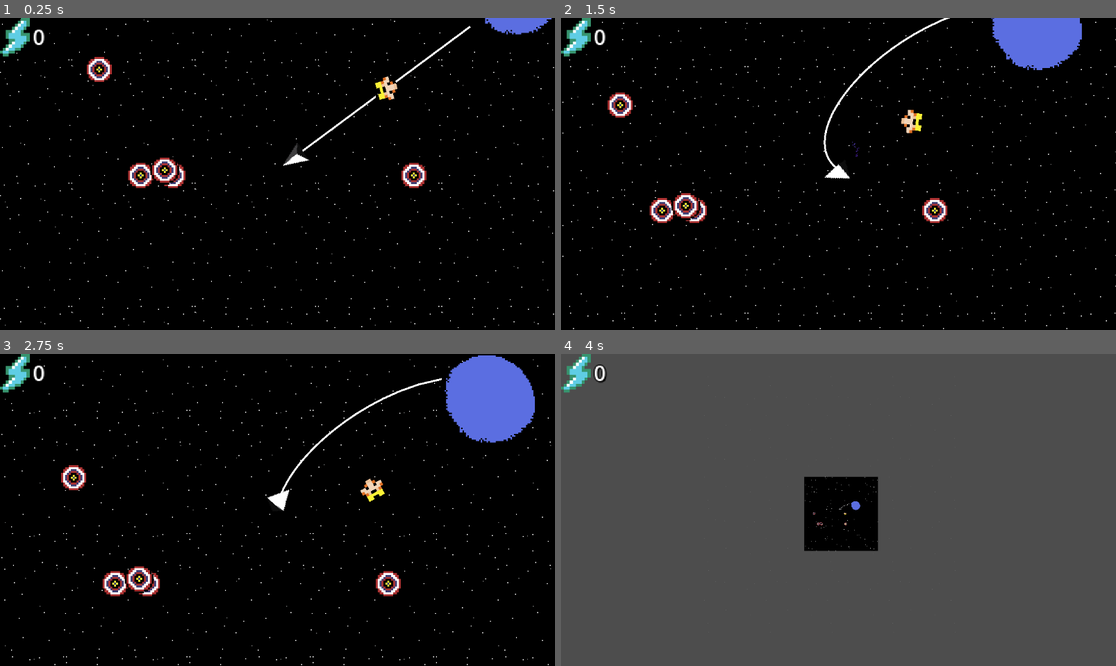
Above: before the commit, frames 1-4 (two rows, left to right).
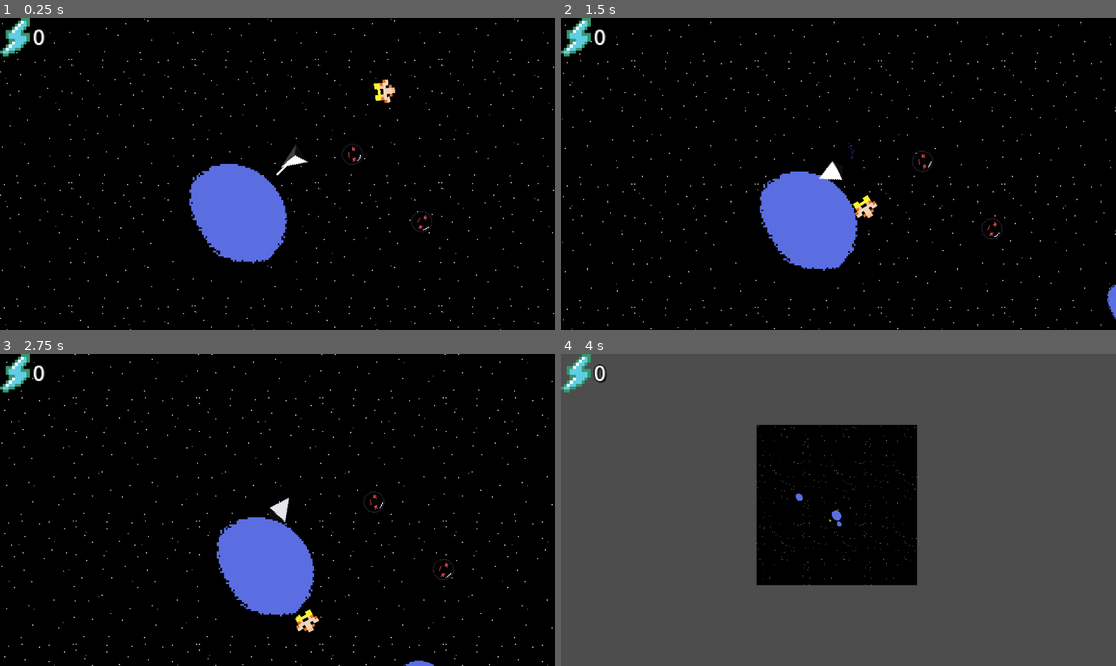
Above: after the commit, the same moments.

Repository: Wildeofthewest1/GodotGame
Game: Godot game, scene res://scenes/game.tscn
Same seed, same stepped clock (60 frames per second), same inputs: the game is played once before the commit and once after it.
Inputs (mouse positions are in pixels of both pictures, inside the frame that each line leads up to):
- Up to frame 1 (0.25 s): no input
- Up to frame 2 (1.5 s): move the mouse to (960, 158) at 0.52 s; click (960, 158) at 0.6 s; move the mouse to (727, 189) at 1.27 s; right-click (727, 189) at 1.35 s
- Up to frame 3 (2.75 s): click (166, 525) at 1.55 s; move the mouse to (333, 441) at 2.02 s; click (333, 441) at 2.1 s
- Up to frame 4 (4 s): move the mouse to (810, 572) at 2.77 s; tap I (zoom_in) at 2.85 s; click (810, 572) at 3.05 s; move the mouse to (1005, 556) at 3.52 s; hold O (zoom_out) from 3.53 s (still down); click (1005, 556) at 3.8 s

The runs differ from the first frame. In frame 1, 7.3% of the frame differs, in the area x 0-100%, y 0-100%; in frame 2, 9.8%; in frame 3, 11%; in frame 4, 12%, in the area x 34-68%, y 22-75%.

Commit message:
Added enemies

Diff:
--- a/project.godot
+++ b/project.godot
@@ -58,6 +58,11 @@
 ]
 }
 
+[physics]
+
+2d/default_linear_damp=0.0
+2d/default_angular_damp=0.0
+
 [rendering]
 
 textures/canvas_textures/default_texture_filter=0
--- /dev/null
+++ b/scenes/EnemyLaser.tscn
@@ -0,0 +1,18 @@
+[gd_scene load_steps=4 format=3 uid="uid://32qvanjurgsr"]
+
+[ext_resource type="Script" uid="uid://nwt6syxsbgjr" path="res://scripts/enemy_laser.gd" id="1_gvuw7"]
+[ext_resource type="Texture2D" uid="uid://mjoxsfpu8rij" path="res://assets/Ball.png" id="2_nla4p"]
+
+[sub_resource type="CircleShape2D" id="CircleShape2D_gvuw7"]
+radius = 5.0
+
+[node name="Area2D" type="Area2D"]
+script = ExtResource("1_gvuw7")
+
+[node name="Sprite2D" type="Sprite2D" parent="."]
+texture = ExtResource("2_nla4p")
+
+[node name="CollisionShape2D" type="CollisionShape2D" parent="."]
+shape = SubResource("CircleShape2D_gvuw7")
+
+[node name="LifetimeTimer" type="Timer" parent="."]
--- /dev/null
+++ b/scenes/enemy.tscn
@@ -0,0 +1,51 @@
+[gd_scene load_steps=9 format=3 uid="uid://d3tpmgvlxb6f5"]
+
+[ext_resource type="Texture2D" uid="uid://dtones65cf07a" path="res://assets/Enemy.png" id="1_7p1mj"]
+[ext_resource type="Script" uid="uid://bxprkurosc6cf" path="res://scripts/enemy.gd" id="1_md0e3"]
+[ext_resource type="PackedScene" uid="uid://32qvanjurgsr" path="res://scenes/EnemyLaser.tscn" id="2_4ra3w"]
+
+[sub_resource type="AtlasTexture" id="AtlasTexture_55jtl"]
+atlas = ExtResource("1_7p1mj")
+region = Rect2(22, 0, 22, 22)
+
+[sub_resource type="AtlasTexture" id="AtlasTexture_mpr68"]
+atlas = ExtResource("1_7p1mj")
+region = Rect2(0, 0, 22, 22)
+
+[sub_resource type="AtlasTexture" id="AtlasTexture_ft8do"]
+atlas = ExtResource("1_7p1mj")
+region = Rect2(44, 0, 22, 22)
+
+[sub_resource type="SpriteFrames" id="SpriteFrames_5wwv6"]
+animations = [{
+"frames": [{
+"duration": 1.0,
+"texture": SubResource("AtlasTexture_55jtl")
+}, {
+"duration": 1.0,
+"texture": SubResource("AtlasTexture_mpr68")
+}, {
+"duration": 1.0,
+"texture": SubResource("AtlasTexture_ft8do")
+}],
+"loop": true,
+"name": &"default",
+"speed": 5.0
+}]
+
+[sub_resource type="CircleShape2D" id="CircleShape2D_1vja8"]
+
+[node name="CharacterBody2D" type="CharacterBody2D" groups=["enemy"]]
+script = ExtResource("1_md0e3")
+fire_interval = 3.0
+laser_speed = 500.0
+laser_scene = ExtResource("2_4ra3w")
+
+[node name="AnimatedSprite2D" type="AnimatedSprite2D" parent="."]
+rotation = 3.1415927
+sprite_frames = SubResource("SpriteFrames_5wwv6")
+
+[node name="CollisionShape2D" type="CollisionShape2D" parent="."]
+shape = SubResource("CircleShape2D_1vja8")
+
+[node name="ShootTimer" type="Timer" parent="."]
--- /dev/null
+++ b/scenes/enemy_spawner.gd
@@ -0,0 +1,26 @@
+extends Node2D
+
+@export var enemy_scene: PackedScene
+@export var respawn_position: Vector2 = Vector2(1000, 0) # Where to spawn the new enemy
+@export var spawn_delay: float = 2.0 # Optional delay before spawning
+
+func _ready():
+	# Spawn the first enemy manually
+	spawn_enemy(Vector2(200, 0)) # Initial spawn location
+
+func spawn_enemy(spawn_pos: Vector2):
+	var enemy = enemy_scene.instantiate()
+	enemy.global_position = spawn_pos
+	add_child(enemy)
+
+	# Connect to the death signal so we can spawn again when it dies
+	enemy.enemy_died.connect(_on_enemy_died)
+
+func _on_enemy_died(pos: Vector2):
+	print("Enemy died at:", pos)
+
+	# Optional delay before respawning
+	await get_tree().create_timer(spawn_delay).timeout
+
+	# Spawn a new one at a specific location
+	spawn_enemy(respawn_position)
--- a/scenes/game.tscn
+++ b/scenes/game.tscn
@@ -4,12 +4,12 @@
 [ext_resource type="Texture2D" uid="uid://byj7dbq5tdla0" path="res://assets/Stars1.png" id="4_iywne"]
 [ext_resource type="Script" uid="uid://dp64apq0wkd3t" path="res://scripts/camera_2d.gd" id="5_iywne"]
 [ext_resource type="Texture2D" uid="uid://dh6ol7g40jh42" path="res://assets/Particles.png" id="6_p57ef"]
-[ext_resource type="Script" uid="uid://dtdr3wbi2sjy6" path="res://scripts/target_manager.gd" id="7_u5sy4"]
-[ext_resource type="PackedScene" uid="uid://cbft3k3qxo0xf" path="res://scenes/target.tscn" id="8_gee14"]
 [ext_resource type="Script" uid="uid://dq1orkcdiqc2y" path="res://scripts/currency_display.gd" id="9_vtaks"]
+[ext_resource type="Script" uid="uid://dwx4gbp5lrn2f" path="res://scripts/planet_spawner.gd" id="10_dinhu"]
 [ext_resource type="Texture2D" uid="uid://shgolvj0nm0p" path="res://assets/Energy.png" id="10_kvpfn"]
+[ext_resource type="Script" uid="uid://dx7w5iy18eayl" path="res://scenes/enemy_spawner.gd" id="10_kvuet"]
 [ext_resource type="PackedScene" uid="uid://b2vs0lltqlj41" path="res://scenes/patrick.tscn" id="10_vtaks"]
-[ext_resource type="PackedScene" uid="uid://pxqlqfp0kqxm" path="res://scenes/planet.tscn" id="11_kvpfn"]
+[ext_resource type="PackedScene" uid="uid://d3tpmgvlxb6f5" path="res://scenes/enemy.tscn" id="11_kvpfn"]
 
 [sub_resource type="LabelSettings" id="LabelSettings_vtaks"]
 font_size = 22
@@ -34,7 +34,7 @@
 scale = Vector2(0.5, 0.5)
 scroll_scale = Vector2(0.3, 0.3)
 repeat_size = Vector2(128, 128)
-repeat_times = 20
+repeat_times = 14
 follow_viewport = false
 
 [node name="Sprite2D" type="Sprite2D" parent="Camera2D/ParticlesParallax"]
@@ -48,7 +48,7 @@
 scale = Vector2(0.5, 0.5)
 scroll_scale = Vector2(0.1, 0.1)
 repeat_size = Vector2(128, 128)
-repeat_times = 5
+repeat_times = 12
 follow_viewport = false
 
 [node name="Sprite2D" type="Sprite2D" parent="Camera2D/StarsParallax"]
@@ -56,10 +56,6 @@
 texture = ExtResource("4_iywne")
 region_enabled = true
 region_rect = Rect2(0, 0, 128, 128)
-
-[node name="TargetManager" type="Node2D" parent="."]
-script = ExtResource("7_u5sy4")
-target_scene = ExtResource("8_gee14")
 
 [node name="CanvasLayer" type="CanvasLayer" parent="."]
 
@@ -79,10 +75,18 @@
 text = "400000"
 label_settings = SubResource("LabelSettings_vtaks")
 
-[node name="Planet" parent="." instance=ExtResource("11_kvpfn")]
-position = Vector2(295, -236)
-
 [node name="Patrick" parent="." instance=ExtResource("10_vtaks")]
 position = Vector2(165, -139)
 can_sleep = false
 gravitational_constant = 10.0
+
+[node name="PlanetSpawner" type="Node2D" parent="."]
+script = ExtResource("10_dinhu")
+
+[node name="CharacterBody2D" parent="." instance=ExtResource("11_kvpfn")]
+position = Vector2(128, -70)
+
+[node name="EnemySpawner" type="Node2D" parent="."]
+script = ExtResource("10_kvuet")
+enemy_scene = ExtResource("11_kvpfn")
+respawn_position = Vector2(-500, -500)
--- a/scenes/planet.tscn
+++ b/scenes/planet.tscn
@@ -22,7 +22,6 @@
 radius = 32.0
 
 [node name="Planet" type="RigidBody2D" groups=["planets"]]
-mass = 1000.0
 gravity_scale = 0.0
 lock_rotation = true
 script = ExtResource("1_h8ms6")
--- a/scenes/player.tscn
+++ b/scenes/player.tscn
@@ -439,6 +439,9 @@
 
 [node name="Player" type="CharacterBody2D" groups=["player"]]
 script = ExtResource("1_g2els")
+max_speed = 300.0
+thrust_power = 800.0
+prediction_steps = 100
 
 [node name="AnimatedSprite2D" type="AnimatedSprite2D" parent="."]
 z_index = 3
--- a/scenes/target.tscn
+++ b/scenes/target.tscn
@@ -9,7 +9,6 @@
 [node name="Target" type="Area2D" groups=["targets"]]
 collision_layer = 2
 script = ExtResource("1_b5a2r")
-health = 2
 reward_amount = 1
 
 [node name="CollisionShape2D" type="CollisionShape2D" parent="."]
--- /dev/null
+++ b/scripts/enemy.gd
@@ -0,0 +1,99 @@
+extends CharacterBody2D
+
+@export var move_speed: float = 200.0
+@export var fire_interval: float = 5.0
+@export var laser_speed: float = 800.0
+@export var laser_scene: PackedScene
+@export var max_health: int = 3
+@export var detection_range: float = 600.0  # how close the player must be
+@export var stop_distance: float = 200.0      # stop moving when this close to the player
+@export var reward_amount: int = 1
+
+var player: Node2D
+var health: int
+var player_in_range: bool = false
+
+@onready var sprite: AnimatedSprite2D = $AnimatedSprite2D
+
+signal enemy_died(enemy_position: Vector2)
+
+func _ready():
+	health = max_health
+	player = get_tree().get_first_node_in_group("player")
+
+	# Set up shoot timer
+	$ShootTimer.wait_time = fire_interval
+	$ShootTimer.timeout.connect(_on_shoot_timer_timeout)
+	$ShootTimer.start()
+
+func _physics_process(delta):
+	if not player:
+		return
+
+	# --- Check distance to player ---
+	var distance_to_player = global_position.distance_to(player.global_position)
+	player_in_range = distance_to_player <= detection_range
+
+	if player_in_range:
+
+		# --- Rotate so the BOTTOM of the sprite faces the player ---
+		look_at(player.global_position)
+		rotation += PI / 2   # bottom of sprite is now "front"
+
+		if distance_to_player > stop_distance:
+			var direction = (player.global_position - global_position).normalized()
+			velocity = direction * move_speed
+			move_and_slide()
+	else:
+		# Stop moving if out of range
+		velocity = Vector2.ZERO
+
+func _on_shoot_timer_timeout():
+	if not player:
+		return
+	if player_in_range:  # only shoot if player is close enough
+		_shoot_laser()
+
+func _shoot_laser():
+	if not laser_scene:
+		print("⚠️ Laser scene not assigned!")
+		return
+
+	var laser = laser_scene.instantiate()
+	laser.global_position = global_position
+	laser.rotation = rotation - PI / 2
+	laser.shooter = self
+	get_parent().add_child(laser)
+
+	if "velocity" in laser:
+		laser.velocity = Vector2.RIGHT.rotated(laser.rotation) * laser_speed
+
+	flash_shoot_frame()
+
+func flash_shoot_frame():
+	sprite.frame = 1
+	await get_tree().create_timer(1.0).timeout
+	sprite.frame = 0
+
+# =========================================================
+# === Damage system (for being hit by player's laser) ===
+# =========================================================
+func take_hit():
+	health -= 1
+	print("Enemy took a hit! Health:", health)
+	flash_damage()
+	if health <= 0:
+		die()
+
+func flash_damage():
+	var original_modulate = sprite.modulate
+	sprite.modulate = Color("00ff88ff")
+	await get_tree().create_timer(0.15).timeout
+	sprite.modulate = original_modulate
+
+func die():
+	print("Enemy destroyed!")
+	emit_signal("enemy_died", global_position)
+	if player:
+		player.add_currency(reward_amount)
+	queue_free()
--- /dev/null
+++ b/scripts/enemy_laser.gd
@@ -0,0 +1,43 @@
+extends Area2D
+
+@export var velocity: Vector2 = Vector2.ZERO
+@export var lifetime: float = 3.0
+@export var shooter: Node = null
+
+func _ready():
+	# Start lifetime countdown
+	$LifetimeTimer.wait_time = lifetime
+	$LifetimeTimer.timeout.connect(_on_lifetime_timeout)
+	$LifetimeTimer.start()
+
+	# Connect collision signal
+	body_entered.connect(_on_body_entered)
+	area_entered.connect(_on_area_entered)
+
+	# Set sprite rotation to match velocity
+	if velocity.length() > 0:
+		rotation = velocity.angle()
+
+func _physics_process(delta):
+	position += velocity * delta
+
+func _on_lifetime_timeout():
+	queue_free()
+
+func _on_body_entered(body: Node):
+	if body == shooter:
+		return
+	queue_free()
+	# Called when laser hits a physics body (player, planet, etc.)
+	if body.is_in_group("player"):
+		print("Hit player!")
+		if body.has_method("take_hit"):
+			body.take_hit()
+
+		# You could call body.take_damage() here if implemented
+	queue_free()
+
+func _on_area_entered(area: Area2D):
+	# Called if it hits another Area2D (like another laser or shield)
+	print("Laser hit area:", area.name)
+	queue_free()
--- a/scripts/patrick.gd
+++ b/scripts/patrick.gd
@@ -1,6 +1,6 @@
 extends RigidBody2D
 
-@export var gravitational_constant: float = 100
+@export var gravitational_constant: float = 1
 
 func _physics_process(delta: float) -> void:
 	for planet in get_tree().get_nodes_in_group("planets"):
--- a/scripts/planet.gd
+++ b/scripts/planet.gd
@@ -7,6 +7,7 @@
 
 var spritewidth: float = 64.0
 @export var density: float = 21.0  # tweak this for how "heavy" planets feel
+@export var gravitational_constant: float = 100
 
 func _ready():
 	add_to_group("planets")
@@ -15,7 +16,6 @@
 	# Prevent unwanted spinning
 	freeze_mode = RigidBody2D.FREEZE_MODE_KINEMATIC
 	freeze = false
-
 
 func _update_planet_shape_and_mass():
 	# --- Collision shape ---
@@ -27,5 +27,32 @@
 	if $AnimatedSprite2D:
 		$AnimatedSprite2D.scale = Vector2.ONE * (2.0 * radius / spritewidth)
 
-	# --- Mass scales with radius² ---
-	mass = density * pow(radius, 1)
+	# --- Mass scales with radius² (2D gravity) ---
+	mass = density * pow(radius, 2)
+
+
+func _physics_process(delta):
+	_apply_gravity_to_other_planets(delta)
+
+
+func _apply_gravity_to_other_planets(delta):
+	for other in get_tree().get_nodes_in_group("planets"):
+		if other == self:
+			continue
+
+		var to_other = other.global_position - global_position
+		var distance = to_other.length()
+		if distance == 0:
+			continue
+
+		# Direction of attraction
+		var direction = to_other / distance
+
+		# Newton’s law of gravitation
+		var force = gravitational_constant * (mass * other.mass) / pow(distance, 2)
+
+		# Apply equal and opposite impulses
+		var impulse = direction * force
+
+		# Apply to both bodies
+		apply_central_force(impulse)
--- /dev/null
+++ b/scripts/planet_spawner.gd
@@ -0,0 +1,41 @@
+extends Node2D
+
+# preload your planet scene
+const PlanetScene = preload("res://scenes/Planet.tscn")
+
+# dictionary describing the planets
+var planet_data = {
+	"planet_a": {
+		"radius": 60.0,
+		"position": Vector2(0, 0),
+		"velocity": Vector2(0, 0)
+	},
+	"planet_b": {
+		"radius": 30.0,
+		"position": Vector2(400, 0),
+		"velocity": Vector2(0, 60)
+	},
+	"planet_c": {
+		"radius": 45.0,
+		"position": Vector2(-600, 0),
+		"velocity": Vector2(0, -50)
+	}
+}
+
+func _ready():
+	_spawn_planets()
+
+func _spawn_planets():
+	for name in planet_data.keys():
+		var info = planet_data[name]
+		var planet = PlanetScene.instantiate()
+
+		# set planet properties
+		planet.radius = info.radius
+		planet.global_position = info.position
+		planet.linear_velocity = info.velocity  # initial orbit speed
+
+		# optional: customise sprite
+		# planet.$AnimatedSprite2D.texture = load(info.sprite_path)
+
+		add_child(planet)
--- a/scripts/player.gd
+++ b/scripts/player.gd
@@ -1,24 +1,31 @@
 extends CharacterBody2D
+@onready var laser = $AnimatedSprite2D/Laser
+@onready var anim := $AnimatedSprite2D
+@onready var tangent_line: Line2D = $TangentLine
+@onready var trajectory_line: Line2D = $TrajectoryLine
+
 
 @export var max_speed: float = 600.0
 @export var thrust_power: float = 1200.0
 @export var drag: float = 1  # drag factor per frame, closer to 1 = less friction
+@export var gravitational_constant: float = 10
+@export var prediction_steps: int = 200
+@export var prediction_dt: float = 0.01  # seconds per step
+@export var laser_dist: float = 1000
+
+@export var max_health: int = 3
+var health: int
+
+func _ready():
+	health = max_health
 
 var currency: int = 0
-@onready var laser = $AnimatedSprite2D/Laser
-@onready var anim := $AnimatedSprite2D
-
 func add_currency(amount: int):
 	currency += amount
 	print("Currency:", currency)
 
-@export var gravitational_constant: float = 2500
-
-var tangent = Vector2.ZERO
-
-@onready var tangent_line: Line2D = $TangentLine
-
 func _physics_process(delta):
+
 	var mouse_pos = get_global_mouse_position()
 	var mouse_direction = (mouse_pos - global_position).normalized()
 
@@ -72,18 +79,12 @@
 
 	_update_trajectory_line()
 
-
+var tangent = Vector2.ZERO
 func update_tangent_line(dir: Vector2):
 	# draw line relative to the ship
 	tangent_line.clear_points()
 	tangent_line.add_point(Vector2.ZERO)
 	tangent_line.add_point(dir * 100)
-
-
-
-@onready var trajectory_line: Line2D = $TrajectoryLine
-@export var prediction_steps: int = 5000
-@export var prediction_dt: float = 0.1  # seconds per step
 
 func _update_trajectory_line():
 	var points: Array[Vector2] = []
@@ -149,13 +150,6 @@
 	for p in points:
 		trajectory_line.add_point(p)
 
-
-
-
-
-
-
-
 func update_animation():
 	var move_speed = velocity.length()
 	if move_speed > 0.1:
@@ -167,7 +161,7 @@
 
 func fire_laser():
 	# Update raycast direction (so it follows rotation)
-	var direction = Vector2(0, -300)
+	var direction = Vector2(0, -laser_dist)
 
 	# Force update the RayCast2D
 	laser.target_position = direction
@@ -185,7 +179,7 @@
 		print("Hit:")
 	else:
 		print("No hit")
-		direction = Vector2(0, -300).rotated($AnimatedSprite2D.rotation)
+		direction = Vector2(0, -laser_dist).rotated($AnimatedSprite2D.rotation)
 
 		hit_position = laser.global_position + direction
 
@@ -210,3 +204,30 @@
 	# If the particles are one-shot, trigger them manually
 	var particles = explosion.get_node("explosion")
 	particles.emitting = true
+
+# ===================================================
+# === Damage system (called when enemy hits player) ==
+# ===================================================
+func take_hit():
+	health -= 1
+	print("Player took a hit! Health:", health)
+
+	# Flash or blink for feedback
+	flash_damage()
+
+	if health <= 0:
+		respawn()
+
+func flash_damage():
+	# Quickly tint the player sprite red to show damage
+	if has_node("AnimatedSprite2D"):
+		var sprite = $AnimatedSprite2D
+		var original_modulate = sprite.modulate
+		sprite.modulate = Color(1, 0.3, 0.3)
+		await get_tree().create_timer(0.15).timeout
+		sprite.modulate = original_modulate
+
+func respawn():
+	print("Player respawning...")
+	global_position = Vector2(0, 0)
+	health = max_health
Binary file added: assets/Ball.png
Not shown, added: assets/Ball.png.import
Binary file changed: assets/BluePlanet.png
Binary file added: assets/Enemy.png
Not shown, added: assets/Enemy.png.import
Binary file added: assets/YellowPlanet.png
Not shown, added: assets/YellowPlanet.png.import
Not shown, added: scenes/enemy_spawner.gd.uid
Not shown, added: scripts/enemy.gd.uid
Not shown, added: scripts/enemy_laser.gd.uid
Not shown, added: scripts/planet_spawner.gd.uid
